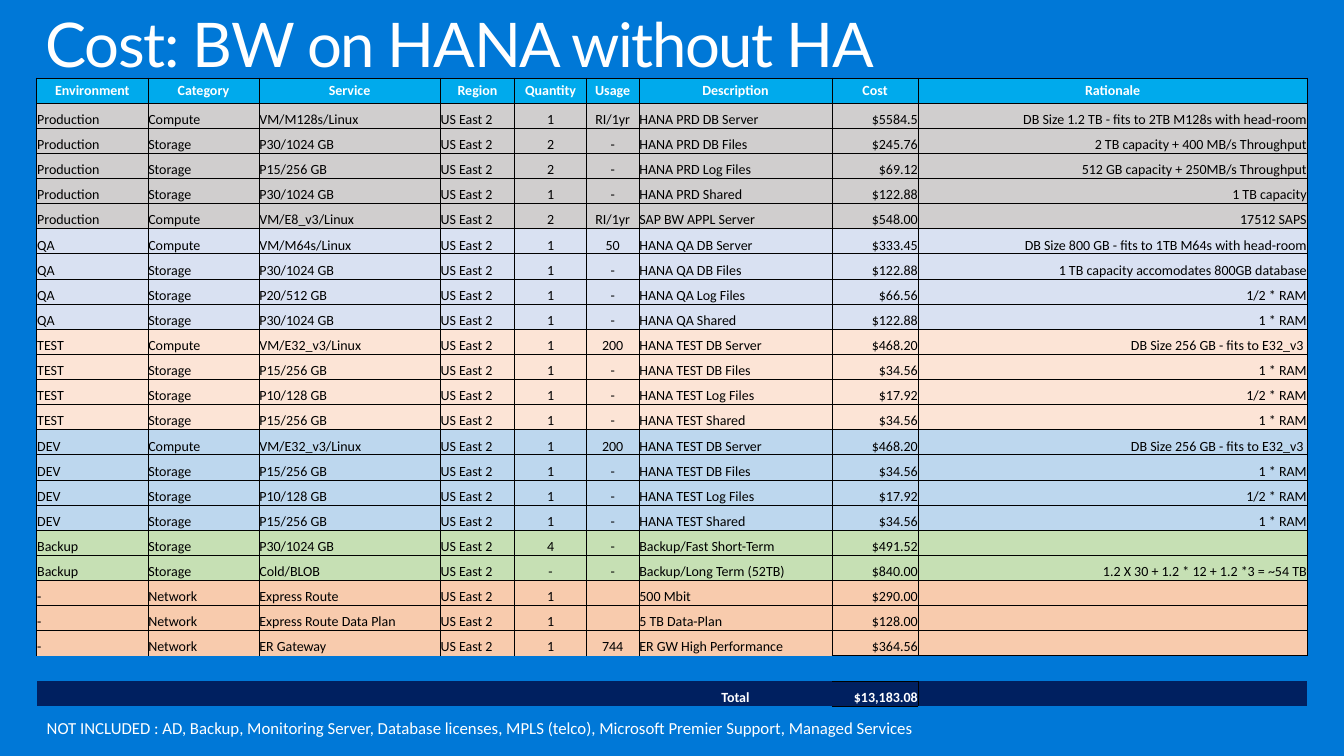
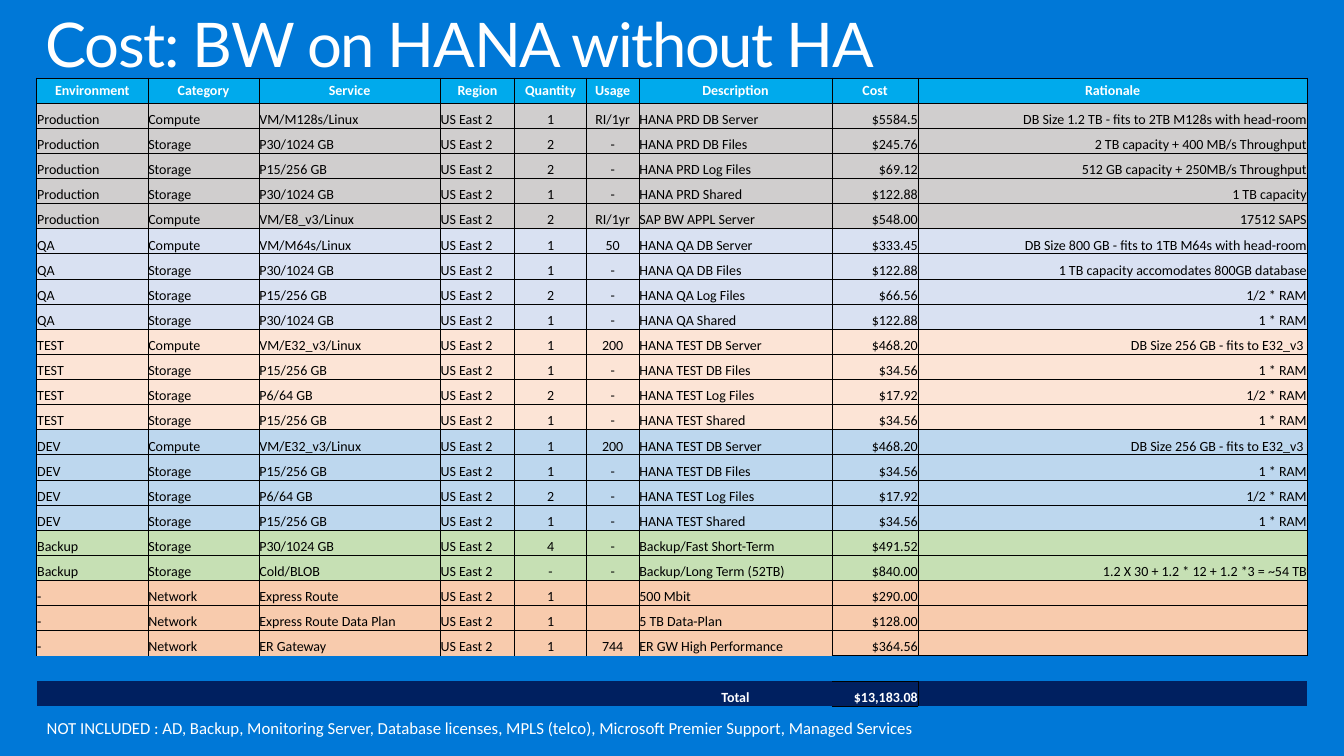
Before and after one commit to takhoshi/MCW-SAP-HANA-on-Azure, a slide deck: slide 30 of Whiteboard design session/assets/reference-slides.pptx. Drawn at 1344x756 pixels with LibreOffice and Linux fonts; fonts in the diff are those of the drawing. Boxes give left, top, right and bottom in pixels: in the first picture for what was removed or moved away, otherwise in the second. Text is boxed around its words. In the diff, an @@ line names an element or a change of style, - is before the commit and + after.

```diff
--- a/Whiteboard design session/assets/reference-slides.pptx
+++ b/Whiteboard design session/assets/reference-slides.pptx
@@ table at (37, 78, 1308, 708) @@
-row 9, column 3: P20/512 GB
+row 9, column 3: P15/256 GB
-row 9, column 5: 1
+row 9, column 5: 2
-row 13, column 3: P10/128 GB
+row 13, column 3: P6/64 GB
-row 13, column 5: 1
+row 13, column 5: 2
-row 17, column 3: P10/128 GB
+row 17, column 3: P6/64 GB
-row 17, column 5: 1
+row 17, column 5: 2
```
Also in this commit, not shown: 2 other slides changed.
